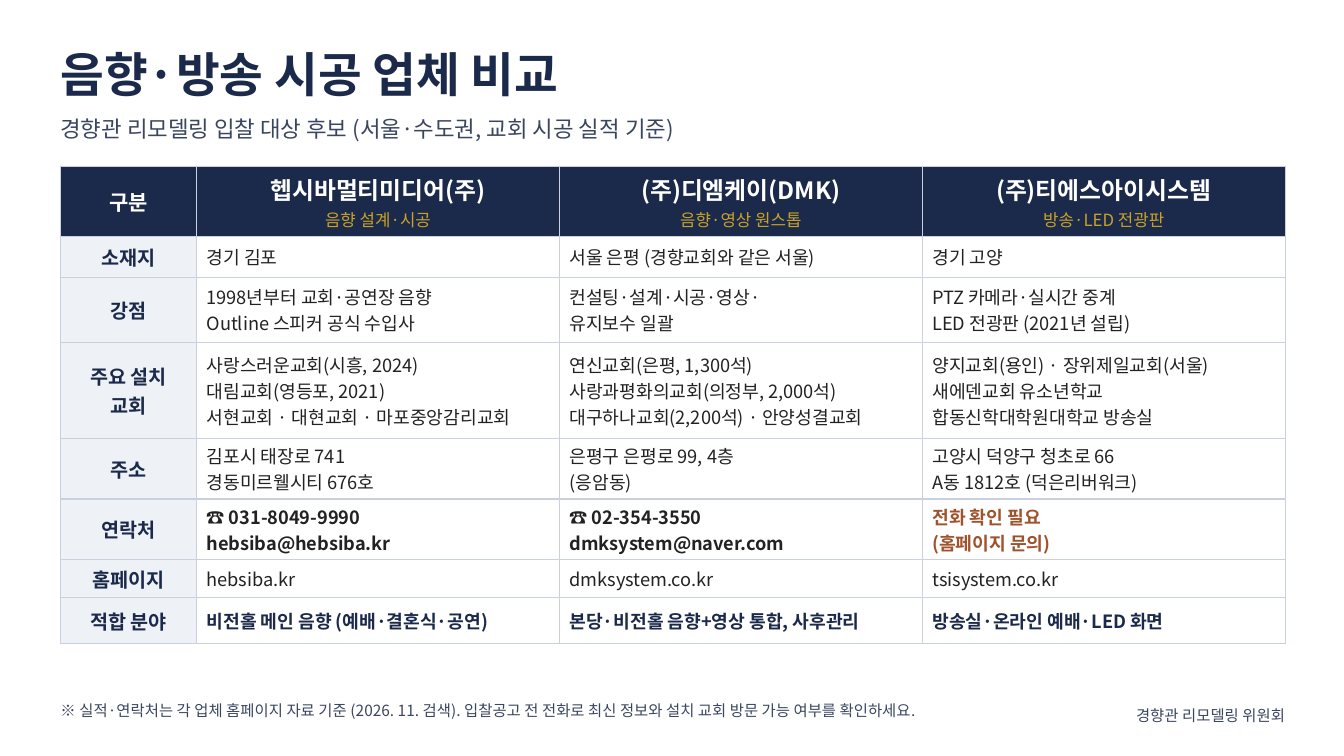
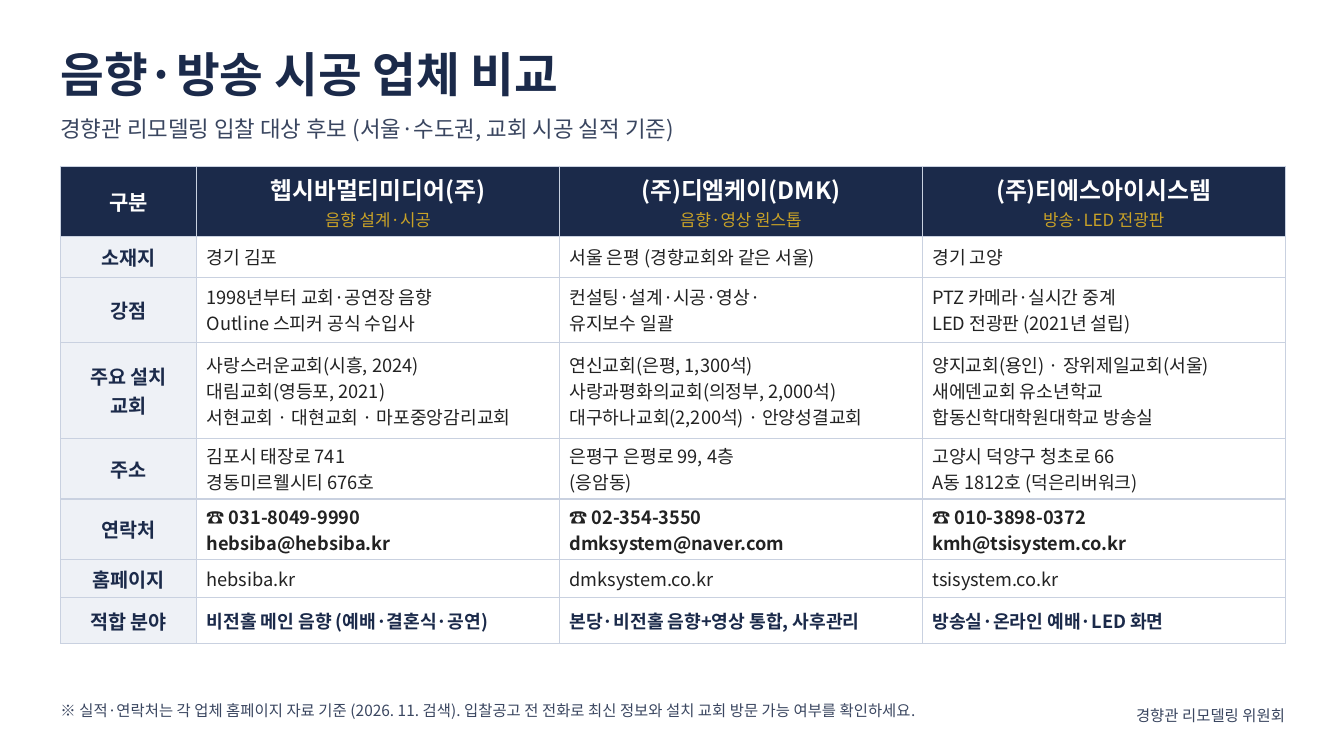
Before and after one commit to kgsdoing21-lab/-, a slide deck: slide 1 of 음향방송_시공업체_비교.pptx. Drawn at 1344x756 pixels with LibreOffice and Linux fonts; fonts in the diff are those of the drawing. Boxes give left, top, right and bottom in pixels: in the first picture for what was removed or moved away, otherwise in the second. Text is boxed around its words. In the diff, an @@ line names an element or a change of style, - is before the commit and + after.

```diff
--- a/음향방송_시공업체_비교.pptx
+++ b/음향방송_시공업체_비교.pptx
@@ table at (60, 166, 1286, 636) @@
-row 6, column 4: 전화 확인 필요 / (홈페이지 문의)
+row 6, column 4: ☎ 010-3898-0372 / kmh@tsisystem.co.kr
```
